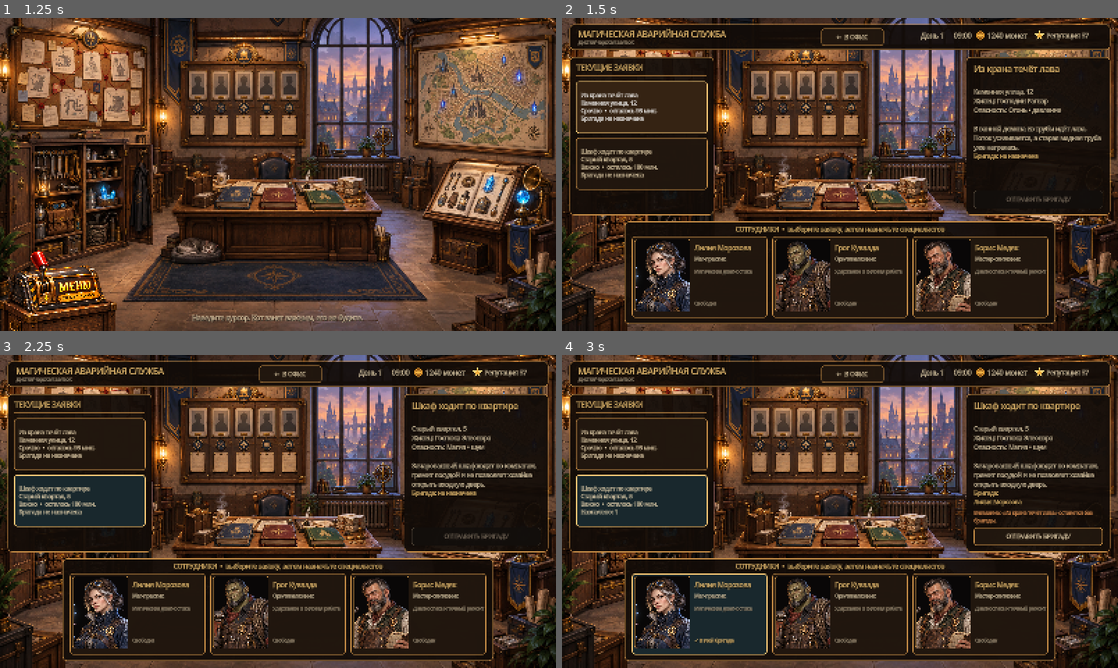
Above: before the commit, frames 1-4 (two rows, left to right).
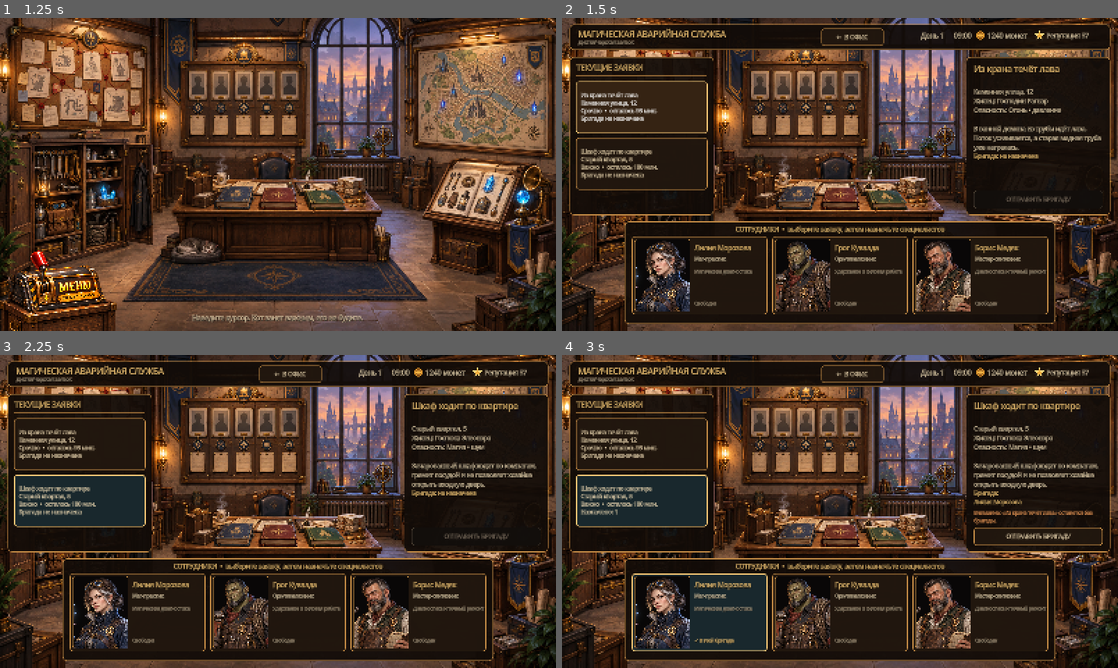
Above: after the commit, the same moments.

Repository: Dasha1532/MagicEmergencyService
Game: Godot game, scene res://scenes/TitleScreen.tscn
The game is run twice, just before and just after one commit, with the same random seed, the same clock (stepped at 60 frames per second) and the same inputs.
Inputs:
- Up to frame 1 (1.25 s): click "＋ НОВАЯ ИГРА" at 0.5 s
- Up to frame 2 (1.5 s): click "Из крана течёт лава Каменная …" at 1.25 s
- Up to frame 3 (2.25 s): click "Шкаф ходит по квартире Старый…" at 2 s
- Up to frame 4 (3 s): click "Лилия Морозова" at 2.75 s

Frame 1 is identical in both runs. In frame 2, 0.3% of the frame differs, in the area x 12-88%, y 93-96%; in frame 3, 0.3%; in frame 4, 0.7%.

Commit message:
Add employee hiring

Diff:
--- a/scripts/game_state.gd
+++ b/scripts/game_state.gd
@@ -3,6 +3,7 @@
 signal state_changed
 
 const STARTING_EMPLOYEES: PackedStringArray = ["liliya", "grog", "boris"]
+const EMPLOYEE_ORDER: PackedStringArray = ["liliya", "grog", "boris", "nika", "felix"]
 const SAVE_VERSION: int = 1
 const SAVE_PATH: String = "user://savegame.json"
 
@@ -19,6 +20,7 @@
 		"role": "Маг-практик",
 		"portrait": "res://assets/portraits/employees/liliya.png",
 		"status": "Свободна",
+		"idle_status": "Свободна",
 		"abilities": PackedStringArray(["freeze", "heat"]),
 		"core_actions": "Магическая диагностика",
 		"description": "Полевой маг широкого профиля. Определяет природу чар и аккуратно меняет температуру повреждённых объектов.",
@@ -32,6 +34,7 @@
 		"role": "Орк-такелажник",
 		"portrait": "res://assets/portraits/employees/grog.png",
 		"status": "Свободен",
+		"idle_status": "Свободен",
 		"abilities": PackedStringArray(["move"]),
 		"core_actions": "Удержание и силовая работа",
 		"description": "Такелажник для случаев, когда аварийный объект нужно удержать, передвинуть или убедительно поставить на место.",
@@ -45,6 +48,7 @@
 		"role": "Мастер-сантехник",
 		"portrait": "res://assets/portraits/employees/boris.png",
 		"status": "Свободен",
+		"idle_status": "Свободен",
 		"abilities": PackedStringArray(),
 		"core_actions": "Диагностика и точный ремонт",
 		"description": "Опытный мастер по трубам, кранам и прочей инфраструктуре, которая обычно течёт в самый неподходящий момент.",
@@ -58,9 +62,11 @@
 		"role": "Универсальный ученик",
 		"portrait": "res://assets/portraits/employees/nika.png",
 		"status": "Не нанята",
+		"idle_status": "Свободна",
+		"hire_cost": 350,
 		"abilities": PackedStringArray(),
 		"core_actions": "Быстрое обучение",
-		"description": "Кандидат на должность младшего специалиста. Быстро осваивает новые инструменты и охотно берётся за незнакомые задачи.",
+		"description": "Младший специалист широкого профиля. Быстро осваивает новые инструменты и охотно берётся за незнакомые задачи.",
 		"strength": "Сильная сторона: гибкость и скорость обучения",
 		"weakness": "Ограничение: мало полевого опыта",
 		"traits": "Любознательна • энергична • ведёт слишком подробные записи",
@@ -71,9 +77,11 @@
 		"role": "Магический инспектор",
 		"portrait": "res://assets/portraits/employees/felix.png",
 		"status": "Не нанят",
+		"idle_status": "Свободен",
+		"hire_cost": 650,
 		"abilities": PackedStringArray(["antimagic"]),
 		"core_actions": "Магическая изоляция",
-		"description": "Кандидат-инспектор по нестабильным чарам. Локализует магические утечки и проверяет объект перед ремонтом.",
+		"description": "Инспектор по нестабильным чарам. Локализует магические утечки и проверяет объект перед ремонтом.",
 		"strength": "Сильная сторона: антимагия и безопасность",
 		"weakness": "Ограничение: действует медленно и по инструкции",
 		"traits": "Методичен • невозмутим • замечает нарушения с порога",
@@ -130,6 +138,23 @@
 	state_changed.emit()
 
 
+func hire_employee(employee_id: StringName) -> bool:
+	if not employees.has(employee_id):
+		return false
+	var employee: Dictionary = employees[employee_id]
+	if employee["available"]:
+		return false
+	var hire_cost := int(employee.get("hire_cost", 0))
+	if hire_cost <= 0 or money < hire_cost:
+		return false
+	money -= hire_cost
+	employee["available"] = true
+	employee["status"] = employee["idle_status"]
+	employees[employee_id] = employee
+	state_changed.emit()
+	return true
+
+
 func get_employee_job(employee_id: StringName) -> StringName:
 	for job_id: StringName in jobs:
 		var assigned: PackedStringArray = jobs[job_id]["assigned"]
@@ -300,14 +325,12 @@
 
 
 func _update_employee_statuses() -> void:
-	for employee_id: StringName in STARTING_EMPLOYEES:
+	for employee_id: StringName in EMPLOYEE_ORDER:
 		var employee: Dictionary = employees[employee_id]
+		if not employee["available"]:
+			continue
 		var job_id := get_employee_job(employee_id)
-		employee["status"] = "Свободен"
-		if employee_id == &"liliya":
-			employee["status"] = "Свободна"
+		employee["status"] = employee["idle_status"]
 		if not job_id.is_empty():
-			employee["status"] = "Назначен: %s" % jobs[job_id]["address"]
-			if employee_id == &"liliya":
-				employee["status"] = "Назначена: %s" % jobs[job_id]["address"]
+			employee["status"] = "На заявке: %s" % jobs[job_id]["title"]
 		employees[employee_id] = employee
--- a/scripts/office_dashboard.gd
+++ b/scripts/office_dashboard.gd
@@ -15,6 +15,7 @@
 var selected_job_id: StringName
 var job_list: VBoxContainer
 var employee_list: HBoxContainer
+var money_label: Label
 var detail_title: Label
 var detail_body: Label
 var assignment_label: Label
@@ -31,6 +32,7 @@
 var personnel_weakness: Label
 var personnel_traits: Label
 var personnel_portrait: TextureRect
+var personnel_hire_button: Button
 var personnel_cards: Dictionary = {}
 var selected_employee_id: StringName = &"liliya"
 var section_dialog: Panel
@@ -89,7 +91,7 @@
 	panel.add_child(time_label)
 
 	_add_stat_icon(panel, 0, Vector2(1168, 18))
-	var money_label := _label("%d монет" % game_state.money, 20, COLOR_PARCHMENT)
+	money_label = _label("%d монет" % game_state.money, 20, COLOR_PARCHMENT)
 	money_label.position = Vector2(1202, 19)
 	money_label.size = Vector2(126, 36)
 	panel.add_child(money_label)
@@ -166,12 +168,18 @@
 	heading.horizontal_alignment = HORIZONTAL_ALIGNMENT_CENTER
 	panel.add_child(heading)
 
+	var employee_scroll := ScrollContainer.new()
+	employee_scroll.position = Vector2(18, 43)
+	employee_scroll.size = Vector2(1204, 234)
+	employee_scroll.horizontal_scroll_mode = ScrollContainer.SCROLL_MODE_AUTO
+	employee_scroll.vertical_scroll_mode = ScrollContainer.SCROLL_MODE_DISABLED
+	panel.add_child(employee_scroll)
+
 	employee_list = HBoxContainer.new()
-	employee_list.position = Vector2(18, 43)
-	employee_list.size = Vector2(1204, 234)
+	employee_list.custom_minimum_size = Vector2(1204, 225)
 	employee_list.alignment = BoxContainer.ALIGNMENT_CENTER
 	employee_list.add_theme_constant_override("separation", 14)
-	panel.add_child(employee_list)
+	employee_scroll.add_child(employee_list)
 
 
 func _build_dashboard_return() -> void:
@@ -314,12 +322,18 @@
 	personnel_name = _personnel_label_from_guide("NameArea", 26, Color(0.25, 0.14, 0.055))
 	personnel_role = _personnel_label_from_guide("RoleArea", 19, Color(0.34, 0.22, 0.11))
 	personnel_description = _personnel_label_from_guide("DescriptionArea", 17, Color(0.24, 0.16, 0.09))
-	personnel_status = _personnel_label_from_guide("StatusArea", 16, Color(0.24, 0.16, 0.09))
+	personnel_status = _personnel_label_from_guide("StatusArea", 13, Color(0.24, 0.16, 0.09))
 	personnel_strength = _personnel_label_from_guide("StrengthArea", 13, Color(0.24, 0.16, 0.09))
 	personnel_weakness = _personnel_label_from_guide("WeaknessArea", 13, Color(0.24, 0.16, 0.09))
 	personnel_traits = _personnel_label_from_guide("TraitsArea", 14, Color(0.24, 0.16, 0.09))
 	for label in [personnel_name, personnel_role, personnel_description, personnel_status, personnel_strength, personnel_weakness, personnel_traits]:
 		personnel_layer.add_child(label)
+
+	var hire_rect := _personnel_guide_rect("StatusArea")
+	personnel_hire_button = _button("", hire_rect.position, hire_rect.size)
+	personnel_hire_button.add_theme_font_size_override("font_size", 15)
+	personnel_hire_button.pressed.connect(_hire_selected_employee)
+	personnel_layer.add_child(personnel_hire_button)
 
 	_refresh_personnel()
 
@@ -485,6 +499,7 @@
 
 func _refresh() -> void:
 	game_state.selected_job_id = selected_job_id
+	money_label.text = "%d монет" % game_state.money
 	_rebuild_jobs()
 	_rebuild_employees()
 	_refresh_details()
@@ -495,6 +510,10 @@
 func _select_personnel_employee(employee_id: StringName) -> void:
 	selected_employee_id = employee_id
 	_refresh_personnel()
+
+
+func _hire_selected_employee() -> void:
+	game_state.hire_employee(selected_employee_id)
 
 
 func _refresh_personnel() -> void:
@@ -525,10 +544,17 @@
 	personnel_name.text = employee["name"]
 	personnel_role.text = employee["role"]
 	personnel_description.text = employee["description"]
-	personnel_status.text = "СТАТУС: %s" % employee["status"]
+	personnel_status.text = "СТАТУС\n%s" % employee["status"]
 	personnel_strength.text = employee["strength"]
 	personnel_weakness.text = employee["weakness"]
 	personnel_traits.text = "ОСОБЕННОСТИ\n%s\n\nСПЕЦИАЛИЗАЦИЯ\n%s" % [employee["traits"], employee["core_actions"]]
+	var is_candidate: bool = not bool(employee["available"])
+	personnel_status.visible = not is_candidate
+	personnel_hire_button.visible = is_candidate
+	if is_candidate:
+		var hire_cost := int(employee.get("hire_cost", 0))
+		personnel_hire_button.disabled = game_state.money < hire_cost
+		personnel_hire_button.text = "НАНЯТЬ • %d МОНЕТ" % hire_cost if not personnel_hire_button.disabled else "НУЖНО %d МОНЕТ" % hire_cost
 
 
 func _rebuild_jobs() -> void:
@@ -551,8 +577,10 @@
 
 func _rebuild_employees() -> void:
 	_clear(employee_list)
-	for employee_id: StringName in game_state.STARTING_EMPLOYEES:
+	for employee_id: StringName in game_state.EMPLOYEE_ORDER:
 		var employee: Dictionary = game_state.employees[employee_id]
+		if not employee["available"]:
+			continue
 		var assigned_job: StringName = game_state.get_employee_job(employee_id)
 		var selected: bool = assigned_job == selected_job_id
 		var card := _button("", Vector2.ZERO, Vector2(390, 225))
Not shown, changed: docs/TECHNICAL_DESIGN.md
